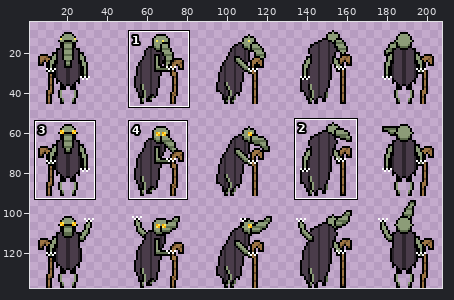
Two states of a pixel-art file, art/enemies/29_views.aseprite. The picture above shows the old version from afar; the outline marks the close-up.
Close-up. Earlier state:
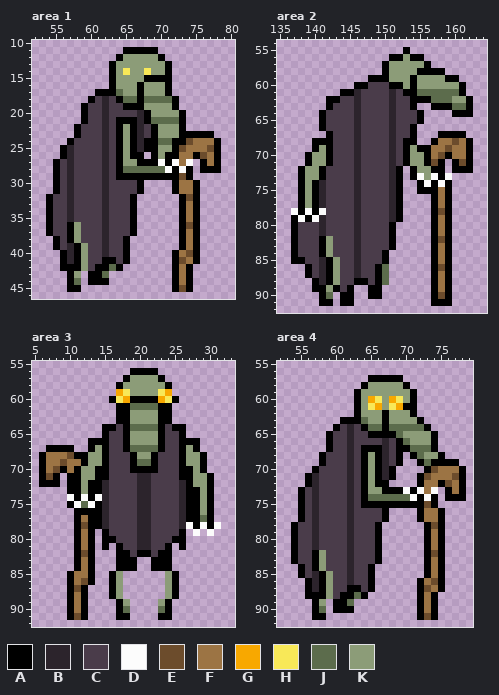
210x138 pixels, 1 frame. Shown: area 1: x 52..80, y 10..46; area 2: x 135..164, y 54..92; area 3: x 5..33, y 55..92; area 4: x 52..79, y 55..92. The wide view leaves out empty margins. The commit also changed other parts of the picture, which this record leaves out.
Palette (. is transparent): A #000000  B #2c242c  C #4a3c4a  D #fcfcfc  E #6c4c2c  F #9c7444  G #f8a800  H #f8e858  J #5c6c4c  K #8c9c78
New version:
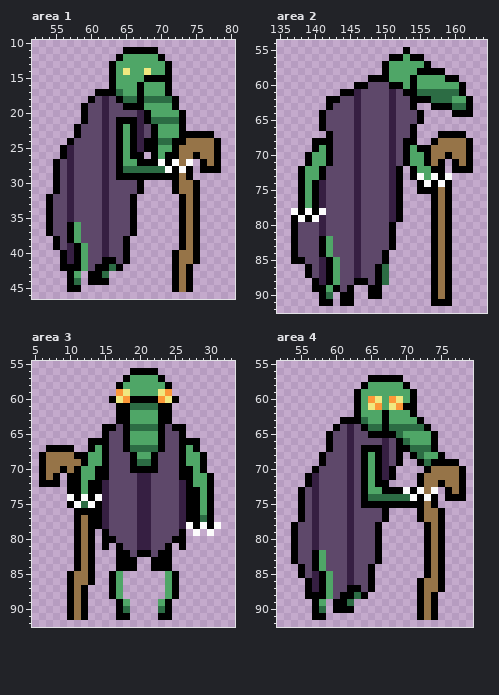
Changes in this commit:
Colour B changes from #2c242c to #361f42.
Colour C changes from #4a3c4a to #5e486a.
Colour F changes from #9c7444 to #967448.
Colour G changes from #f8a800 to #fc9838.
Colour H changes from #f8e858 to #f0e880.
Colour J changes from #5c6c4c to #2c6c44.
Colour K changes from #8c9c78 to #4fa667.
Area 1:
Colour E becomes colour F in row 24 at x 74; in row 25 at x 73 and 77; in row 26 at x 76; in row 29 at x 73; in row 32 at x 74; in row 36 at x 74.
Colour E becomes colour F in row 40 at x 74; in row 41 at x 73; in row 45 at x 73.
Area 2:
Colour E becomes colour F in row 68 at x 160; in row 69 at x 159; in row 70 at x 158; in row 71 at x 157 and 161; in row 78 at x 158; in row 82 at x 158.
Colour E becomes colour F in row 86 at x 158; in row 90 at x 158.
Area 3:
Colour E becomes colour F in row 68 at x 10; in row 69 at x 9; in row 70 at x 8; in row 71 at x 7; in row 78 at x 12; in row 82 at x 12.
Colour E becomes colour F in row 86 at x 12; in row 87 at x 11; in row 91 at x 11.
Area 4:
Colour E becomes colour F in row 70 at x 74; in row 71 at x 73 and 77; in row 72 at x 76; in row 75 at x 73; in row 78 at x 74; in row 82 at x 74.
Colour E becomes colour F in row 86 at x 74; in row 87 at x 73; in row 91 at x 73.
Where, in picture pixels (left, top, right, bottom), the same in both close-ups:
changed: (53, 54, 214, 292)
changed: (298, 54, 466, 299)
changed: (46, 375, 207, 620)
changed: (298, 382, 459, 620)
